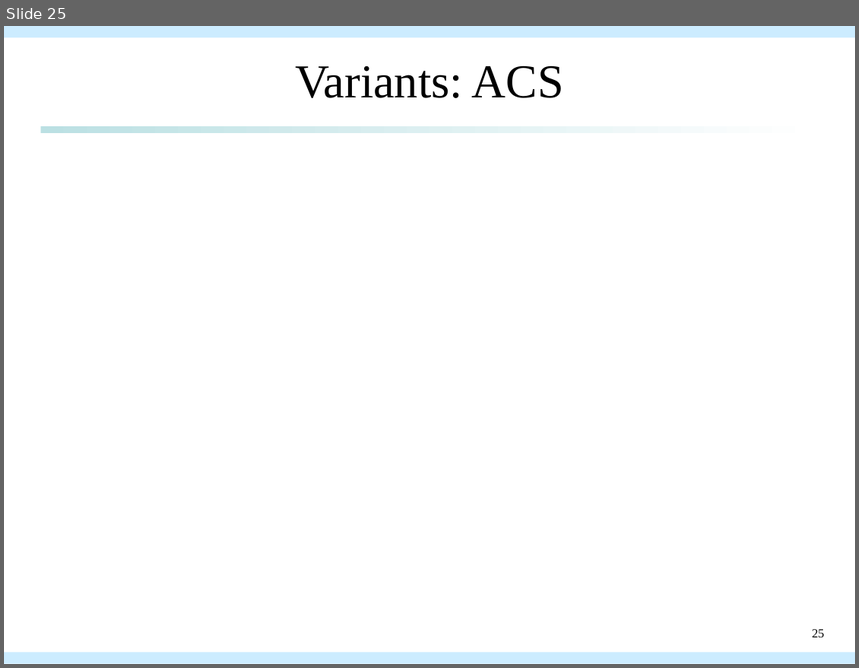
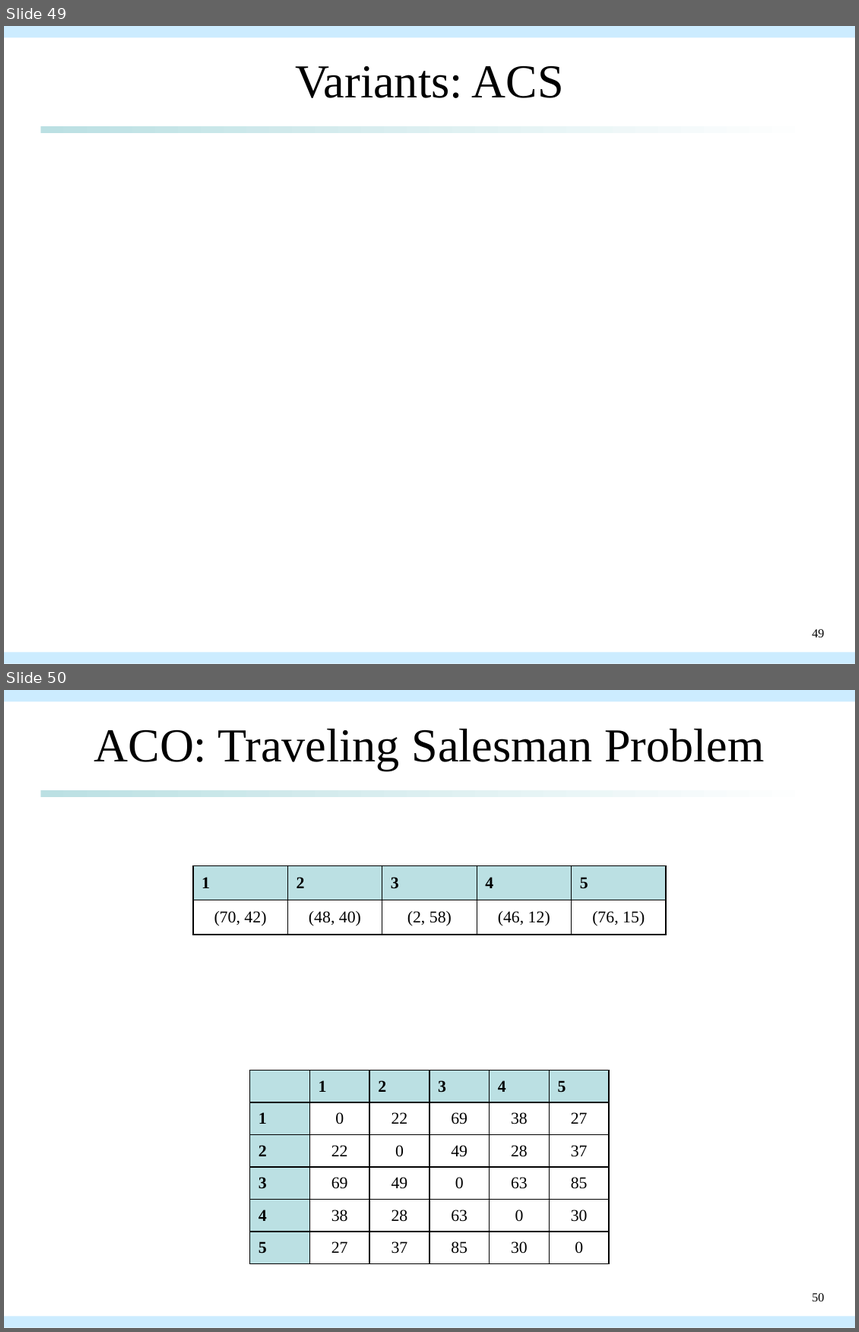
Before and after one commit to qwe8496516/AI_course, a slide deck: AI_presentation/aco_presentation.pptx. Shown one above the other, each under a label of ours: slide 25 before the commit, slides 49 and 50 after it. The pictures are 859x668 and 859x1332 pixels, drawn with LibreOffice and Linux fonts; fonts in the diff are those of the drawing; grey boxes stand for pictures. Boxes give left, top, right and bottom in pixels: in the first picture for what was removed or moved away, otherwise in the second. Text is boxed around its words. In the diff, an @@ line names an element or a change of style, - is before the commit and + after.

```diff
--- a/AI_presentation/aco_presentation.pptx
+++ b/AI_presentation/aco_presentation.pptx
@@ slide 50 added at <box>4,690,855,1328</box>, background #FFFFFF; not listed: 3 template elements that a slide beside it also shows @@
@@ title added at <box>94,728,765,771</box>, 40 pt, text #000000 @@
+ACO: Traveling Salesman Problem
@@ table added at <box>193,866,665,934</box>, 2 rows, 5 columns @@
+1 | 2 | 3 | 4 | 5
+(70, 42) | (48, 40) | (2, 58) | (46, 12) | (76, 15)
@@ table added at <box>250,1071,607,1265</box>, 6 rows, 6 columns @@
+ | 1 | 2 | 3 | 4 | 5
+1 | 0 | 22 | 69 | 38 | 27
+2 | 22 | 0 | 49 | 28 | 37
+3 | 69 | 49 | 0 | 63 | 85
+4 | 38 | 28 | 63 | 0 | 30
+5 | 27 | 37 | 85 | 30 | 0
@@ page number added at <box>812,1293,824,1302</box>, 10.5 pt, text #000000 @@
+50
@@ what was slide 25 is now slide 49 @@
@@ page number at <box>812,629,824,638</box>: text changed @@
-25
+49
```
Also in this commit, not shown: 8 slides changed, 33 other slides added, 1 slide removed, 6 other files.
